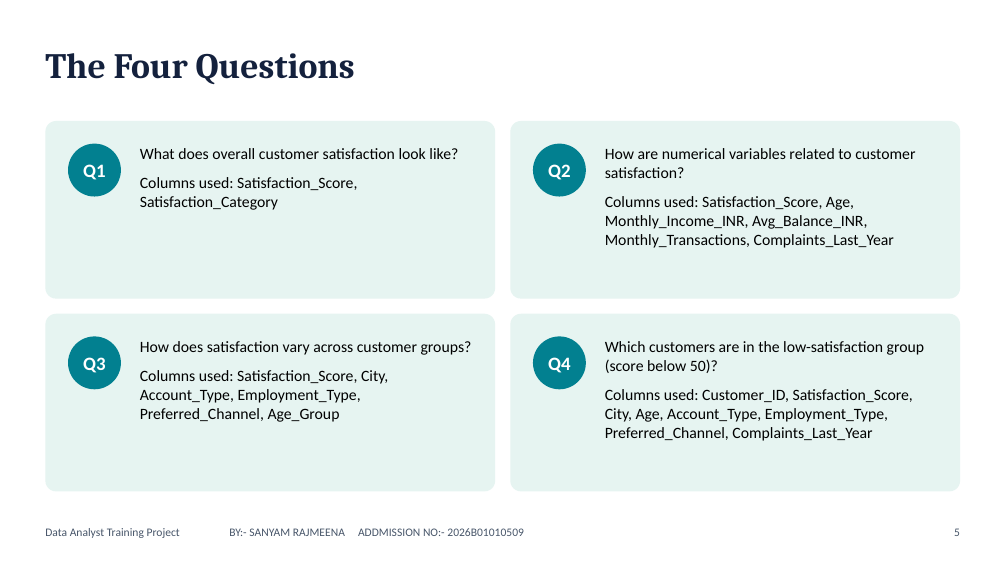
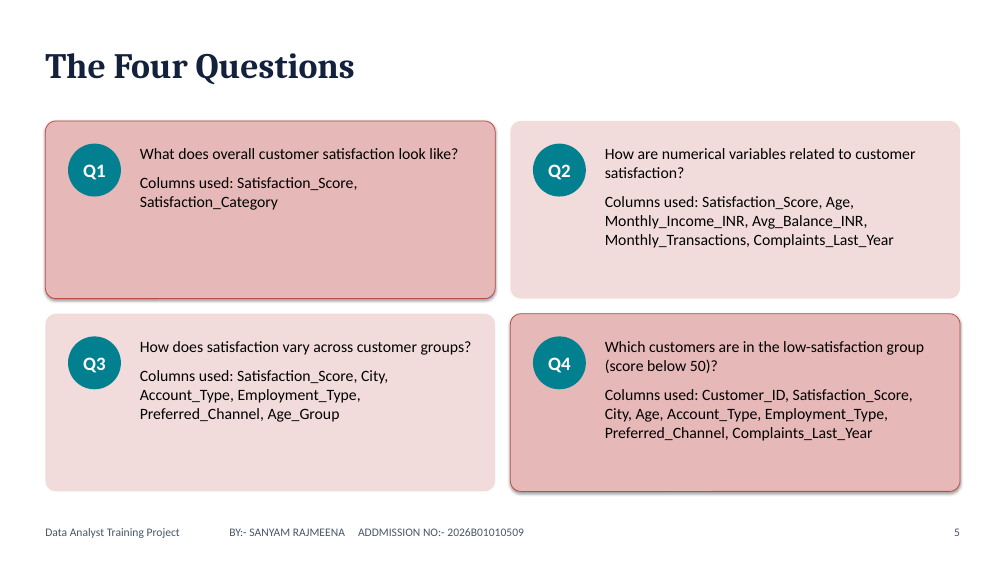
Before and after one commit to sai-secretive/HCL_DATA_ANALYTICS_PROJECT, a slide deck: slide 4 of script/presentation.pptx. Drawn at 1008x567 pixels with LibreOffice and Linux fonts; fonts in the diff are those of the drawing. Boxes give left, top, right and bottom in pixels: in the first picture for what was removed or moved away, otherwise in the second. Text is boxed around its words. In the diff, an @@ line names an element or a change of style, - is before the commit and + after.

```diff
--- a/script/presentation.pptx
+++ b/script/presentation.pptx
@@ rounded rectangle at box(45, 121, 495, 299): fill #E6F4F1 to #E6B9B8; outline none to #BF4C48 0.75 pt; shadow on @@
@@ rounded rectangle at box(510, 121, 960, 299): fill #E6F4F1 to #F2DCDB @@
@@ rounded rectangle at box(45, 314, 495, 492): fill #E6F4F1 to #F2DCDB @@
@@ rounded rectangle at box(510, 314, 960, 492): fill #E6F4F1 to #E6B9B8; outline none to #BF4C48 0.75 pt; shadow on @@
```
Also in this commit, not shown: 11 other slides changed.
